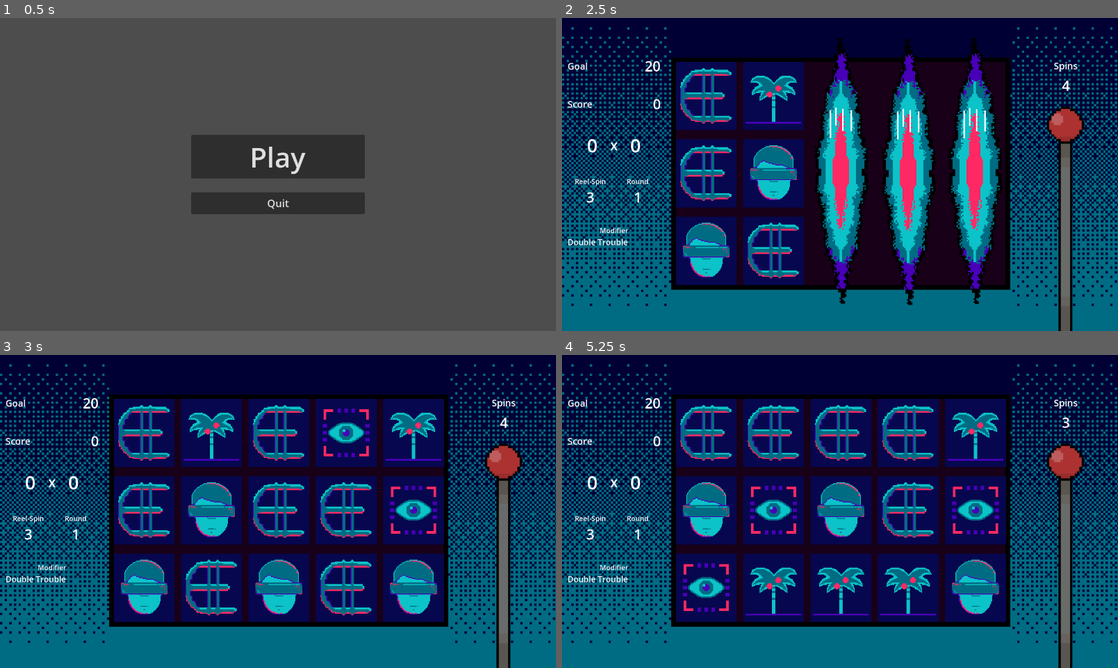
Above: before the commit, frames 1-4 (two rows, left to right).
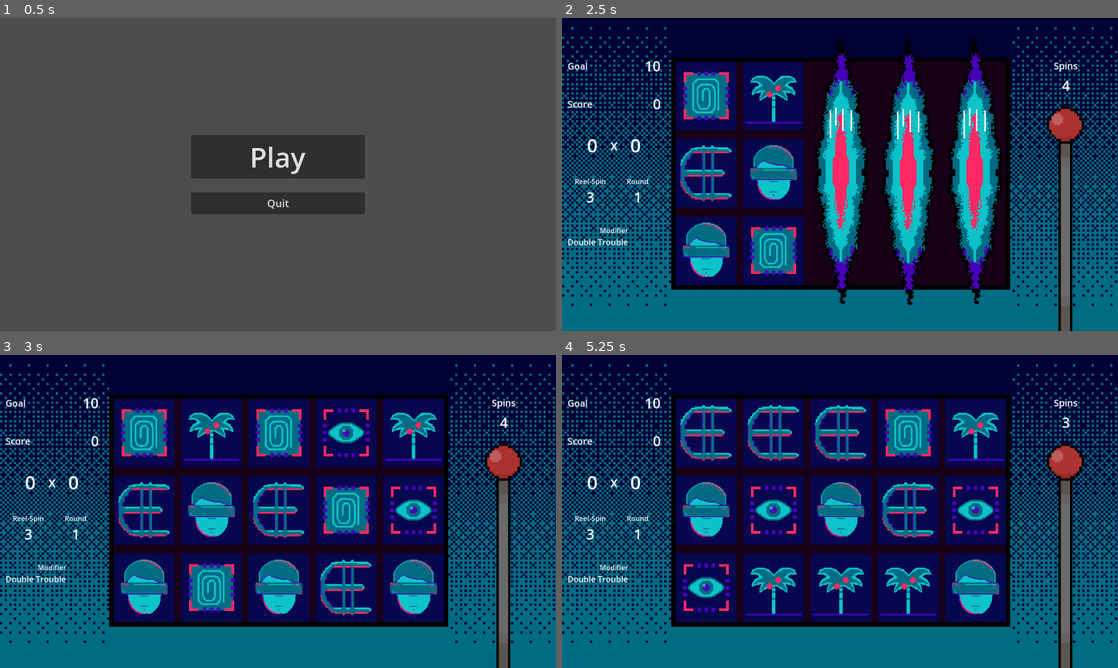
Above: after the commit, the same moments.

Repository: saveligulas/hackathon2025
Game: Godot game, scene res://scenes/mainMenu.tscn
Same seed, same stepped clock (60 frames per second), same inputs: the game is played once before the commit and once after it.
Inputs (mouse positions are in pixels of both pictures, inside the frame that each line leads up to):
- Up to frame 1 (0.5 s): no input
- Up to frame 2 (2.5 s): click "Play" at 0.5 s; click (1067, 212) at 1.25 s; click (1067, 212) at 2 s
- Up to frame 3 (3 s): click (505, 549) at 2.75 s
- Up to frame 4 (5.25 s): tap Enter at 3.5 s

Frame 1 is identical in both runs. In frame 2, 2.5% of the frame differs, in the area x 15-43%, y 13-84%; in frame 3, 5.0%, in the area x 15-67%, y 13-84%; in frame 4, 1.3%.

Commit message:
Give random relic

Diff:
--- a/src/core/PlayerData.gd
+++ b/src/core/PlayerData.gd
@@ -9,16 +9,5 @@
     for i in range(5):
         reels[i] = Reel.new()
 
-    # Test with different relics
-    var test_relics = [
-        load("res://src/relics/lucky_clover_relic.gd").new(),
-        load("res://src/relics/eye_fortune_relic.gd").new(),
-        load("res://src/relics/palm_reader_relic.gd").new(),
-        load("res://src/relics/pattern_master_relic.gd").new(),
-        load("res://src/relics/fingerprint_eraser_relic.gd").new(),
-    ]
-
-    for relic in test_relics:
-        relics.append(relic)
-
-    print("Initialized with %d relics" % relics.size())
+func set_relic(relic: Relic):
+    relics.append(relic)
--- a/src/core/effect.gd
+++ b/src/core/effect.gd
@@ -3,17 +3,17 @@
 extends Resource
 
 enum EffectTiming {
-	BEFORE_SPIN,
-	AFTER_SPIN,
-	DURING_SCORING,
-	AFTER_SCORING
+    BEFORE_SPIN,
+    AFTER_SPIN,
+    DURING_SCORING,
+    AFTER_SCORING
 }
 
 enum EffectTarget {
-	SYMBOL,    # Affects individual symbol
-	REEL,      # Affects a full reel
-	GRID,      # Affects the entire grid
-	SCORE      # Works globally during scoring
+    SYMBOL,    # Affects individual symbol
+    REEL,      # Affects a full reel
+    GRID,      # Affects the entire grid
+    SCORE      # Works globally during scoring
 }
 
 @export var effect_id: String
@@ -26,24 +26,24 @@
 @export var exclude_symbol_uids: Array[String] = []
 
 func apply(context: Dictionary) -> Dictionary:
-	# Each subclass implements its logic
-	return context
+    # Each subclass implements its logic
+    return context
 
 func can_apply(context: Dictionary) -> bool:
-	# Override in subclasses for conditional effects
-	return true
+    # Override in subclasses for conditional effects
+    return true
 
 func matches(symbol: Symbol) -> bool:
-	# Check if this effect applies to the given symbol
+    # Check if this effect applies to the given symbol
 
-	# If targeting specific symbols
-	if target_symbol_uids.size() > 0:
-		if not symbol.uid in target_symbol_uids:
-			return false
+    # If targeting specific symbols
+    if target_symbol_uids.size() > 0:
+        if not symbol.uid in target_symbol_uids:
+            return false
 
-	# If excluding specific symbols
-	if exclude_symbol_uids.size() > 0:
-		if symbol.uid in exclude_symbol_uids:
-			return false
+    # If excluding specific symbols
+    if exclude_symbol_uids.size() > 0:
+        if symbol.uid in exclude_symbol_uids:
+            return false
 
-	return true
+    return true
--- a/src/core/relic.gd
+++ b/src/core/relic.gd
@@ -3,11 +3,11 @@
 extends Control
 
 enum Rarity {
-	COMMON,
-	UNCOMMON,
-	RARE,
-	EPIC,
-	LEGENDARY
+    COMMON,
+    UNCOMMON,
+    RARE,
+    EPIC,
+    LEGENDARY
 }
 
 @export var relic_id: String = ""
@@ -18,11 +18,11 @@
 @export var relic_effects: Array[Effect] = []
 
 func activate(game_state):
-	for effect in relic_effects:
-		game_state.add_active_effect(effect)
-	print("Activated", relic_name)
+    for effect in relic_effects:
+        game_state.add_active_effect(effect)
+    print("Activated", relic_name)
 
 func deactivate(game_state):
-	for effect in relic_effects:
-		game_state.remove_active_effect(effect.effect_id)
-	print("Deactivated", relic_name)
+    for effect in relic_effects:
+        game_state.remove_active_effect(effect.effect_id)
+    print("Deactivated", relic_name)
--- a/src/core/runManager.gd
+++ b/src/core/runManager.gd
@@ -11,7 +11,7 @@
 signal goal_reached
 signal round_advanced
 
-var current_goal: int = 20
+var current_goal: int = 10
 var current_round: int = 1
 var total_score: int = 0
 var spins_this_round: int = 0
@@ -36,6 +36,8 @@
     slot_machine_manager = SlotMachineManager.new()
     spins_this_round = 0
     total_score = 0
+    current_goal = 10
+    current_round = 1
 
     if game_state.player_data == null:
         game_state.player_data = PlayerData.new()
--- a/src/core/shop.gd
+++ b/src/core/shop.gd
@@ -1,10 +1,34 @@
 extends Control
 
 @onready var next_round_button: Button = $MarginContainer/VBoxContainer/Button
+@onready var reward_label: Label = $MarginContainer/VBoxContainer/Reward
+@onready var reward_title: Label = $"MarginContainer/VBoxContainer/Reward Title"
 var run_manager = GameManager.get_node("RunManager")
+var selected_relic: Relic
+const RELIC_SCRIPT_PATHS = [
+    "res://src/relics/eye_fortune_relic.gd",
+    "res://src/relics/fingerprint_eraser_relic.gd",
+    "res://src/relics/golden_calculator_relic.gd",
+    "res://src/relics/lucky_clover_relic.gd",
+    "res://src/relics/palm_reader_relic.gd",
+    "res://src/relics/pattern_master_relic.gd"
+]
+
 
 func _ready() -> void:
     next_round_button.pressed.connect(_on_next_round_pressed)
+    var game_state = GameManager.run_manager.game_state
+    # Pick a random relic script
+    var index = randi() % RELIC_SCRIPT_PATHS.size()
+    var script = load(RELIC_SCRIPT_PATHS[index])
+    var relic = script.new()
+
+    # Equip to game state
+    game_state.equip_relic(relic)
+
+    reward_title.text = relic.relic_name
+    reward_label.text = relic.description
+
 
 func _on_next_round_pressed():
     run_manager.advance_round()
--- a/src/effects/addPointEffect.gd
+++ b/src/effects/addPointEffect.gd
@@ -5,33 +5,33 @@
 @export var points_to_add: int = 1
 
 func _init(value: int = 1, symbol_uids: Array[String] = []):
-	points_to_add = value
-	target_symbol_uids = symbol_uids
-	effect_id = "add_points_%d" % value
-	if symbol_uids.size() > 0:
-		effect_id += "_" + "_".join(symbol_uids)
-	timing = EffectTiming.DURING_SCORING
-	target = EffectTarget.SYMBOL
-	description = "+%d points" % value
-	if symbol_uids.size() > 0:
-		description += " for " + ", ".join(symbol_uids)
+    points_to_add = value
+    target_symbol_uids = symbol_uids
+    effect_id = "add_points_%d" % value
+    if symbol_uids.size() > 0:
+        effect_id += "_" + "_".join(symbol_uids)
+    timing = EffectTiming.DURING_SCORING
+    target = EffectTarget.SYMBOL
+    description = "+%d points" % value
+    if symbol_uids.size() > 0:
+        description += " for " + ", ".join(symbol_uids)
 
 func apply(context: Dictionary) -> Dictionary:
-	if context.has("points"):
-		context.points += points_to_add
-	return context
+    if context.has("points"):
+        context.points += points_to_add
+    return context
 
 func matches(symbol: Symbol) -> bool:
-	# Use the base class filtering logic
+    # Use the base class filtering logic
 
-	# If targeting specific symbols
-	if target_symbol_uids.size() > 0:
-		if not symbol.uid in target_symbol_uids:
-			return false
+    # If targeting specific symbols
+    if target_symbol_uids.size() > 0:
+        if not symbol.uid in target_symbol_uids:
+            return false
 
-	# If excluding specific symbols
-	if exclude_symbol_uids.size() > 0:
-		if symbol.uid in exclude_symbol_uids:
-			return false
+    # If excluding specific symbols
+    if exclude_symbol_uids.size() > 0:
+        if symbol.uid in exclude_symbol_uids:
+            return false
 
-	return true
+    return true
--- a/src/relics/eye_fortune_relic.gd
+++ b/src/relics/eye_fortune_relic.gd
@@ -2,17 +2,17 @@
 extends Relic
 
 func _init():
-	relic_id = "eye_fortune"
-	relic_name = "Eye of Fortune"
-	description = "Eye symbols have ×2 points"
-	icon = null
-	rarity = Rarity.UNCOMMON
-	relic_effects = [
-		MultiplyPointsEffect.new(2.0, ["eye"])
-	]
+    relic_id = "eye_fortune"
+    relic_name = "Eye of Fortune"
+    description = "Eye symbols have ×2 points"
+    icon = null
+    rarity = Rarity.UNCOMMON
+    relic_effects = [
+        MultiplyPointsEffect.new(2.0, ["eye"])
+    ]
 
 func _ready():
-	if $TextureRect:
-		$TextureRect.texture = icon
-	if $Label:
-		$Label.text = relic_name
+    if $TextureRect:
+        $TextureRect.texture = icon
+    if $Label:
+        $Label.text = relic_name
--- a/src/relics/lucky_clover_relic.gd
+++ b/src/relics/lucky_clover_relic.gd
@@ -2,17 +2,17 @@
 extends Relic
 
 func _init():
-	relic_id = "lucky_clover"
-	relic_name = "Lucky Clover"
-	description = "Currency symbols give +3 points"
-	icon = null
-	rarity = Rarity.COMMON
-	relic_effects = [
-		AddPointsEffect.new(3, ["currency"])
-	]
+    relic_id = "lucky_clover"
+    relic_name = "Lucky Clover"
+    description = "Currency symbols give +3 points"
+    icon = null
+    rarity = Rarity.COMMON
+    relic_effects = [
+        AddPointsEffect.new(3, ["currency"])
+    ]
 
 func _ready():
-	if $TextureRect:
-		$TextureRect.texture = icon
-	if $Label:
-		$Label.text = relic_name
+    if $TextureRect:
+        $TextureRect.texture = icon
+    if $Label:
+        $Label.text = relic_name
--- a/src/score/pattern.gd
+++ b/src/score/pattern.gd
@@ -3,18 +3,18 @@
 
 # Reel ordered in reels so first 3 indexes are a reel and so on
 @export var cells: PackedInt32Array = [
-	0,0,0,0,0,
-	0,0,0,0,0,
-	0,0,0,0,0,
+    0,0,0,0,0,
+    0,0,0,0,0,
+    0,0,0,0,0,
 ]
 @export var symbol_count: int
 @export var hasToFulfillAllSymbols: bool
 
 func has_to_fulfill_all_symbols():
-	return hasToFulfillAllSymbols
+    return hasToFulfillAllSymbols
 
 func get_pattern_symbol_count():
-	return symbol_count
+    return symbol_count
 
 func get_symbol_at_position(reel: int, symbol: int):
-	return cells[reel * 3 + symbol]
+    return cells[reel * 3 + symbol]
--- a/src/score/pattern_loader.gd
+++ b/src/score/pattern_loader.gd
@@ -3,34 +3,34 @@
 var patterns: Array[Pattern] = []
 
 func _ready() -> void:
-	load_all_patterns("res://patterns")
+    load_all_patterns("res://patterns")
 
 func get_patterns() -> Array[Pattern]:
-	return patterns
+    return patterns
 
 func load_all_patterns(folder_path: String):
-	patterns.clear()
+    patterns.clear()
 
-	var dir := DirAccess.open(folder_path)
-	if dir == null:
-		push_error("Cannot open folder: " + folder_path)
-		return
+    var dir := DirAccess.open(folder_path)
+    if dir == null:
+        push_error("Cannot open folder: " + folder_path)
+        return
 
-	dir.list_dir_begin()
+    dir.list_dir_begin()
 
-	while true:
-		var file_name = dir.get_next()
-		if file_name == "":
-			break
+    while true:
+        var file_name = dir.get_next()
+        if file_name == "":
+            break
 
-		if file_name.ends_with(".tres"):
-			var file_path = folder_path + "/" + file_name
+        if file_name.ends_with(".tres"):
+            var file_path = folder_path + "/" + file_name
 
-			var pattern: Pattern = load(file_path)
+            var pattern: Pattern = load(file_path)
 
-			if pattern != null and pattern is Pattern:
-				patterns.append(pattern)
+            if pattern != null and pattern is Pattern:
+                patterns.append(pattern)
 
-	dir.list_dir_end()
+    dir.list_dir_end()
 
-	print("Loaded patterns:", patterns)
+    print("Loaded patterns:", patterns)
